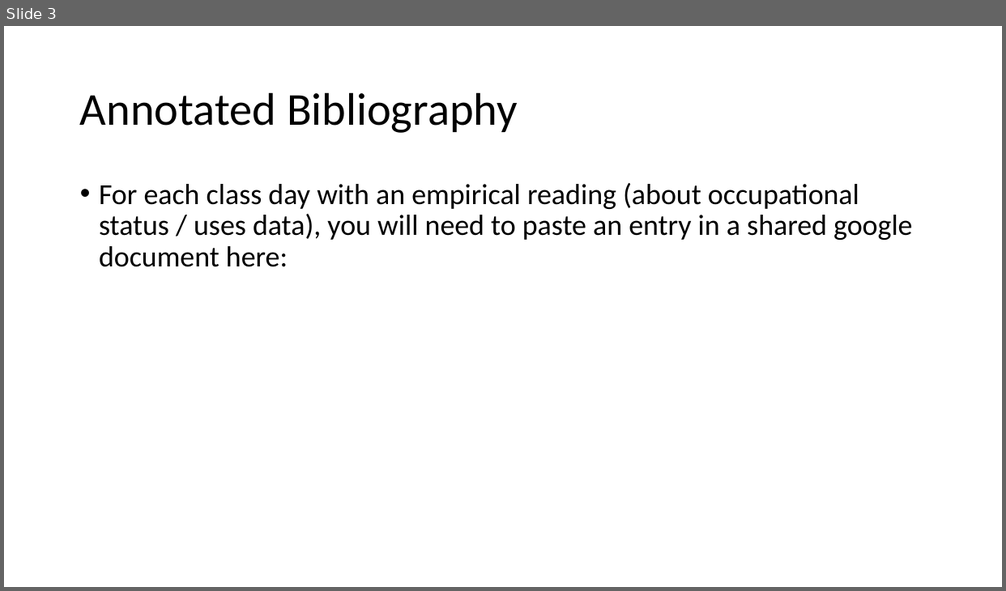
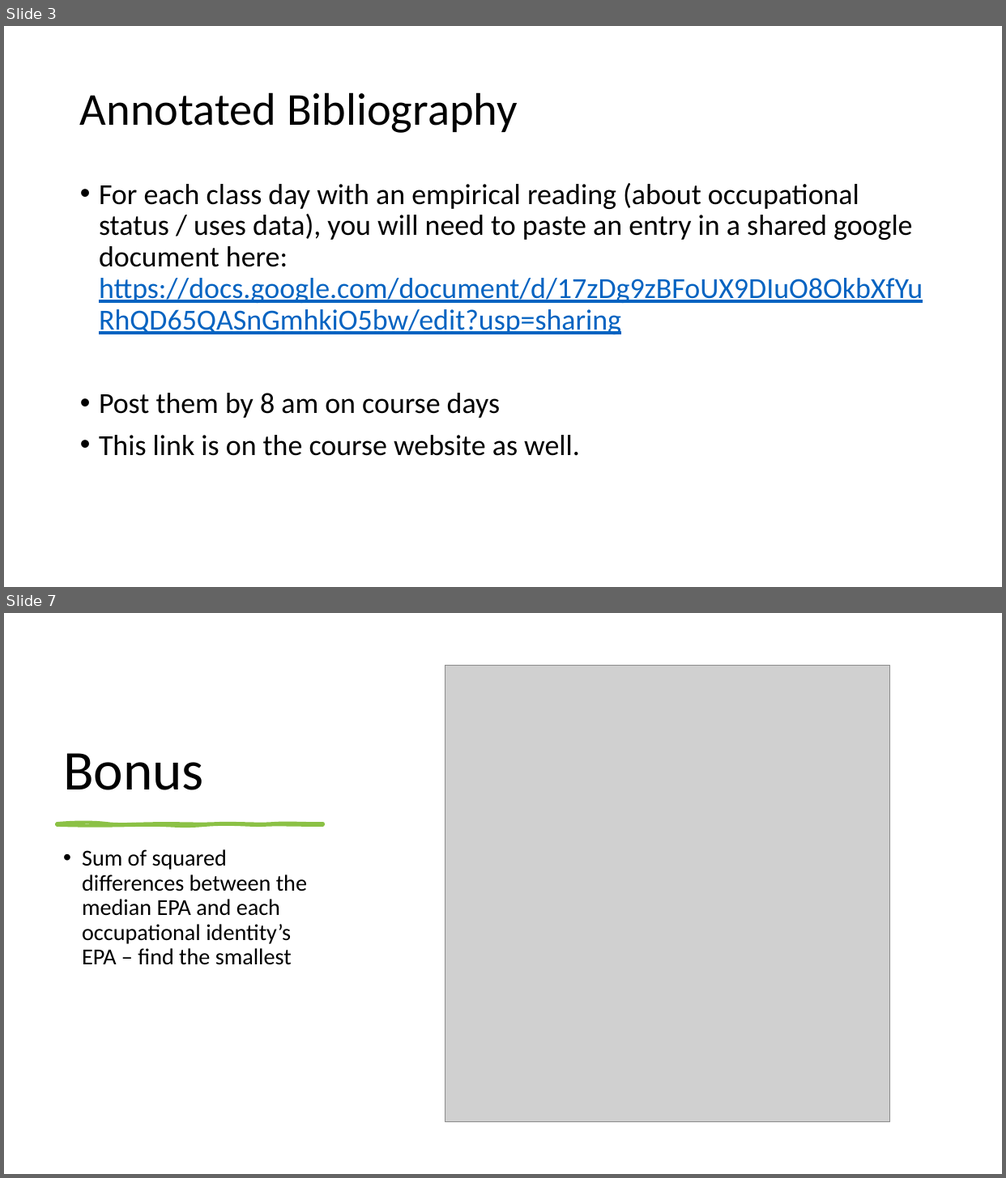
Before and after one commit to ekmaloney/soc490s, a slide deck: slides/feb17.pptx. Shown one above the other, each under a label of ours: slide 3 before the commit, slides 3 and 7 after it; the slides between them are not shown. The pictures are 1006x591 and 1006x1178 pixels, drawn with LibreOffice and Linux fonts; fonts in the diff are those of the drawing; grey boxes stand for pictures. Boxes give left, top, right and bottom in pixels: in the first picture for what was removed or moved away, otherwise in the second. Text is boxed around its words. In the diff, an @@ line names an element or a change of style, - is before the commit and + after.

```diff
--- a/slides/feb17.pptx
+++ b/slides/feb17.pptx
@@ slide 7 added at (x1=4, y1=613, x2=1002, y2=1174), background #FFFFFF @@
@@ picture added at (x1=445, y1=666, x2=890, y2=1122) @@
@@ title added at (x1=63, y1=753, x2=204, y2=790), 54 pt, text #000000 @@
+Bonus
@@ freeform shape added at (x1=57, y1=824, x2=323, y2=825), fill #8BC145, outline #8BC145 3 pt @@
@@ text added at (x1=82, y1=850, x2=307, y2=965), 22 pt, text #000000 @@
+• Sum of squared differences between the median EPA and each occupational identity’s EPA – find the smallest
@@ slide 3 changed as well @@
@@ text at (x1=99, y1=183, x2=923, y2=456): text changed @@
-• For each class day with an empirical reading (about occupational status / uses data), you will need to paste an entry in a shared google document here:
+• For each class day with an empirical reading (about occupational status / uses data), you will need to paste an entry in a shared google document here: https://docs.google.com/document/d/17zDg9zBFoUX9DIuO8OkbXfYuRhQD65QASnGmhkiO5bw/edit?usp=sharing
+• Post them by 8 am on course days
+• This link is on the course website as well.
```
Also in this commit, not shown: 2 other slides changed, 22 other slides added, 17 other files.
